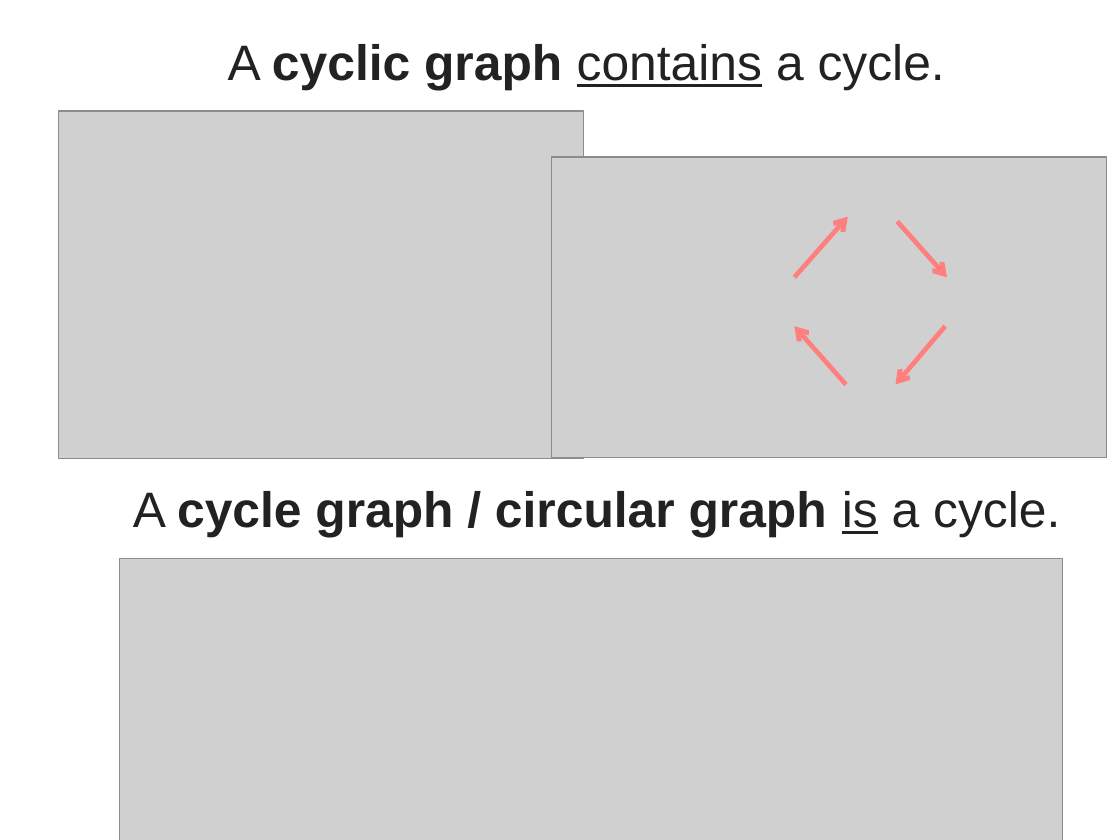
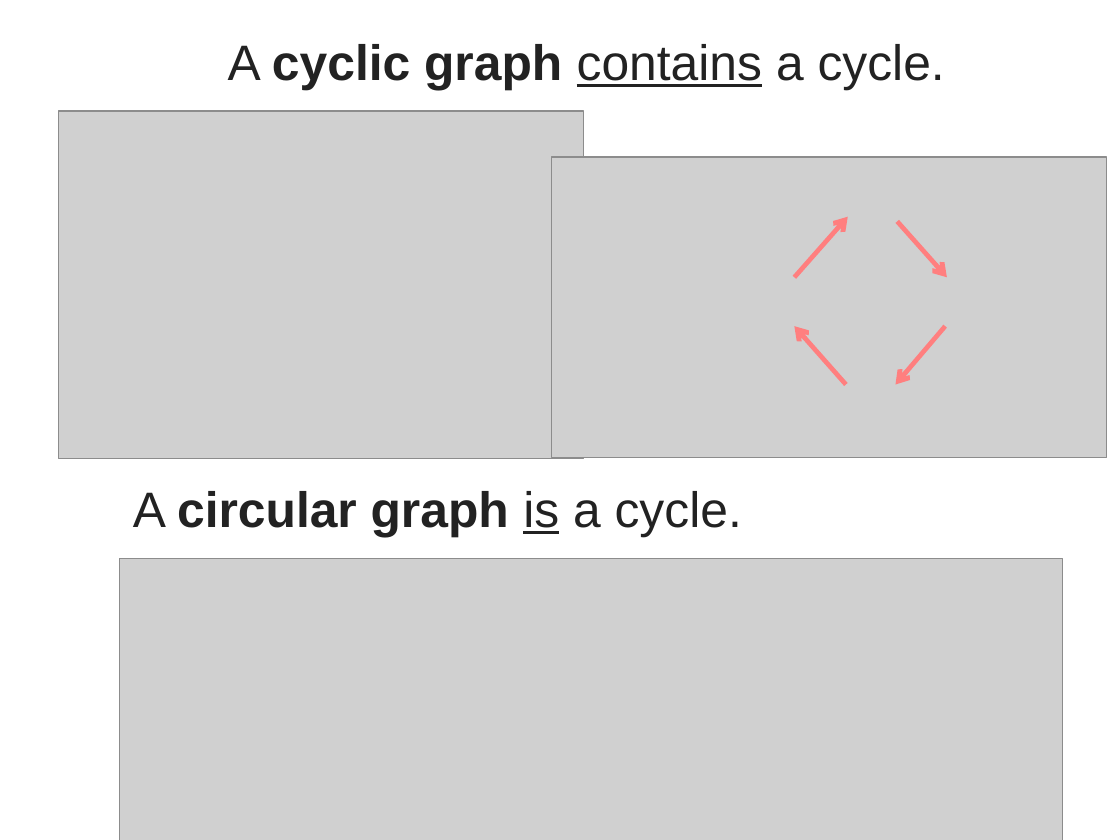
Before and after one commit to Cy-FairCS/cs3, a slide deck: slide 12 of u09a_graphTheory/notes/4a Walks, Trails, Paths, and Cycles/Walks, Trails, Paths, and Cycles.pptx. Drawn at 1120x840 pixels with LibreOffice and Linux fonts; fonts in the diff are those of the drawing; grey boxes stand for pictures; background and template pictures are left out. Boxes give left, top, right and bottom in pixels: in the first picture for what was removed or moved away, otherwise in the second. Text is boxed around its words. In the diff, an @@ line names an element or a change of style, - is before the commit and + after.

```diff
--- a/u09a_graphTheory/notes/4a Walks, Trails, Paths, and Cycles/Walks, Trails, Paths, and Cycles.pptx
+++ b/u09a_graphTheory/notes/4a Walks, Trails, Paths, and Cycles/Walks, Trails, Paths, and Cycles.pptx
@@ text at bbox=[133, 491, 742, 537]: text changed @@
-A cycle graph / circular graph is a cycle.
+A circular graph is a cycle.
```
Also in this commit, not shown: 4 other slides changed, 2 slides added.
